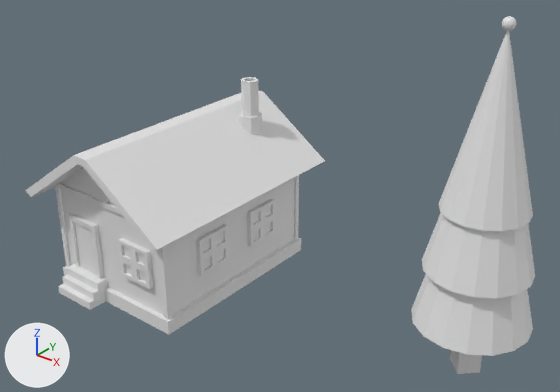
Renders of the Blender file Blender/Blender_CH_3.blend from each side of a commit.
One viewpoint serves both versions: a 50 mm camera at (10.94, -10.36, 8.91) aimed at (2.9, -0.31, 2.68). Lighting does not change. The marker at lower left points along +X, +Y and +Z. The picture after the commit comes second.

In view in the first picture: 'Cabin', 'CabinBase', 'Chimney', 'Door', 'Stairs', 'Support', 'Support.001', 'Support.003', 'Support.004', 'TreeBranchBottom', 'TreeBranchMiddle', 'TreeBranchTop', 'WindowFrame', 'WindowFrame.005', 'WindowFrame.006' and 2 more.
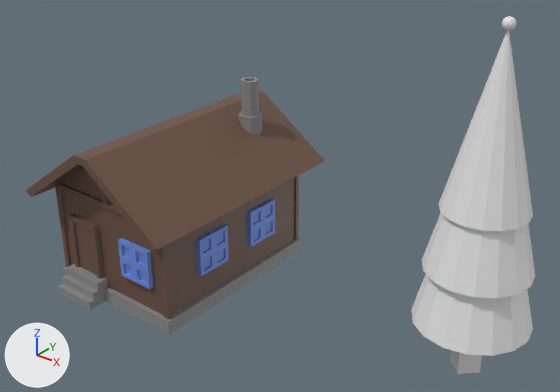
What differs and where, as boxes (x1, y1, x2, y2) in the pictures (560 x 392 px):
```json
{"object": "Cabin", "change": "recoloured", "before": [25, 91, 325, 315], "after": [25, 91, 325, 315], "on screen": "white to brown"}
{"object": "CabinBase", "change": "recoloured", "before": [63, 237, 301, 335], "after": [63, 237, 301, 335]}
{"object": "Door", "change": "recoloured", "before": [68, 213, 104, 279], "after": [68, 213, 104, 279], "on screen": "white to brown"}
{"object": "Stairs", "change": "recoloured", "before": [58, 263, 108, 310], "after": [58, 263, 108, 310], "on screen": "white to grey"}
{"object": "WindowFrame.006", "change": "recoloured", "before": [196, 224, 229, 276], "after": [196, 224, 229, 276], "on screen": "white to blue"}
{"object": "WindowFrame", "change": "recoloured", "before": [118, 238, 153, 289], "after": [118, 238, 153, 289], "on screen": "white to blue"}
{"object": "Chimney", "change": "recoloured", "before": [239, 77, 262, 135], "after": [239, 77, 262, 135], "on screen": "white to grey"}
{"object": "WindowFrame.005", "change": "recoloured", "before": [247, 198, 275, 247], "after": [247, 198, 275, 247], "on screen": "white to blue"}
{"object": "Support", "change": "recoloured", "before": [159, 245, 172, 320], "after": [159, 245, 172, 320], "on screen": "white to brown"}
{"object": "Support.004", "change": "recoloured", "before": [55, 183, 121, 215], "after": [55, 183, 121, 215], "on screen": "white to brown"}
{"object": "Support.001", "change": "recoloured", "before": [55, 187, 71, 267], "after": [55, 187, 71, 267], "on screen": "white to brown"}
{"object": "Support.003", "change": "recoloured", "before": [294, 175, 299, 240], "after": [294, 175, 299, 240], "on screen": "white to brown"}
```

The change, as JSON lines over the scene's bpy script:
```json
{"op": "add", "block": "mat_stone", "code": ["mat_stone = principled_material('Stone')", "mat_stone.base_color = (0.267, 0.267, 0.267)  # grey #8d8d8d"]}
{"op": "add", "block": "mat_wooddark", "code": ["mat_wooddark = principled_material('WoodDark')", "mat_wooddark.base_color = (0.154, 0.0854, 0.06)  # brown #6d5245"]}
{"op": "add", "block": "mat_window", "code": ["mat_window = principled_material('Window')", "mat_window.base_color = (0.16, 0.284, 0.768)  # blue #6f91e3"]}
{"block": "me_cube_001", "where": "me_cube_001.from_pydata(...)  # 36 vertices, 34 faces; spans x -1.28..1.28, y -1.25..1.25, z 0.0..3.4"}
{"op": "add", "block": "me_cube_001", "code": "me_cube_001.materials.append(mat_wooddark)  # brown #6d5245"}
{"block": "me_cube_002", "where": "me_cube_002.from_pydata(...)  # 8 vertices, 6 faces; spans x -1.0..1.0, y -1.0..1.0, z 0.0..2.0"}
{"op": "add", "block": "me_cube_002", "code": "me_cube_002.materials.append(mat_stone)  # grey #8d8d8d"}
{"block": "me_cube_003", "where": "me_cube_003.from_pydata(...)  # 8 vertices, 6 faces; spans x -1.0..1.0, y -1.0..1.0, z -1.0..0.95"}
{"op": "add", "block": "me_cube_003", "code": "me_cube_003.materials.append(mat_wooddark)  # brown #6d5245"}
{"block": "me_cube_004", "where": "me_cube_004.from_pydata(...)  # 8 vertices, 6 faces; spans x -1.0..1.0, y -1.0..1.0, z -1.0..0.95"}
{"op": "add", "block": "me_cube_004", "code": "me_cube_004.materials.append(mat_wooddark)  # brown #6d5245"}
{"block": "me_cube_015", "where": "me_cube_015.from_pydata(...)  # 20 vertices, 18 faces; spans x -20.0..20.0, y -1.0..1.0, z -0.1..1.0"}
{"op": "add", "block": "me_cube_015", "code": "me_cube_015.materials.append(mat_wooddark)  # brown #6d5245"}
{"block": "me_cube_007", "where": "me_cube_007.from_pydata(...)  # 58 vertices, 56 faces; spans x -1.0..1.0, y -1.0..1.0, z -1.0..1.0"}
{"op": "add", "block": "me_cube_007", "code": "me_cube_007.materials.append(mat_window)  # blue #6f91e3"}
{"block": "me_cylinder", "where": "me_cylinder.from_pydata(...)  # 48 vertices, 46 faces; spans x -1.0..1.0, y -1.0..1.0, z -1.0..4.0"}
{"op": "add", "block": "me_cylinder", "code": "me_cylinder.materials.append(mat_stone)  # grey #8d8d8d"}
{"block": "me_cube_014", "where": "me_cube_014.from_pydata(...)  # 16 vertices, 14 faces; spans x -0.4..0.4, y -0.1..0.1, z -0.7..0.7"}
{"op": "add", "block": "me_cube_014", "code": "me_cube_014.materials.append(mat_wooddark)  # brown #6d5245"}
{"block": "me_cube_005", "where": "me_cube_005.from_pydata(...)  # 26 vertices, 24 faces; spans x -1.0..1.0, y -2.0..1.0, z -1.0..1.0"}
{"op": "add", "block": "me_cube_005", "code": "me_cube_005.materials.append(mat_stone)  # grey #8d8d8d"}
```
